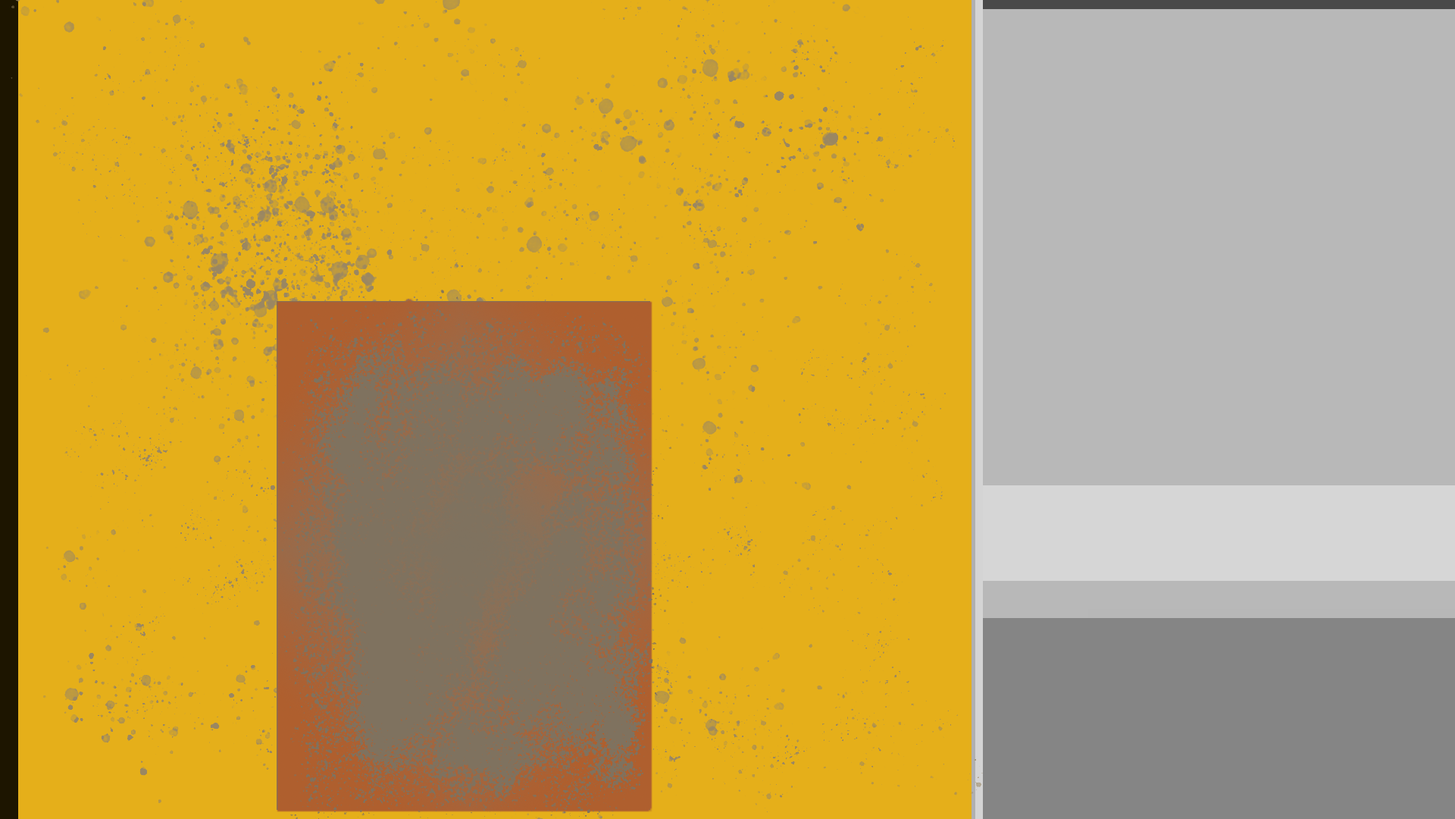
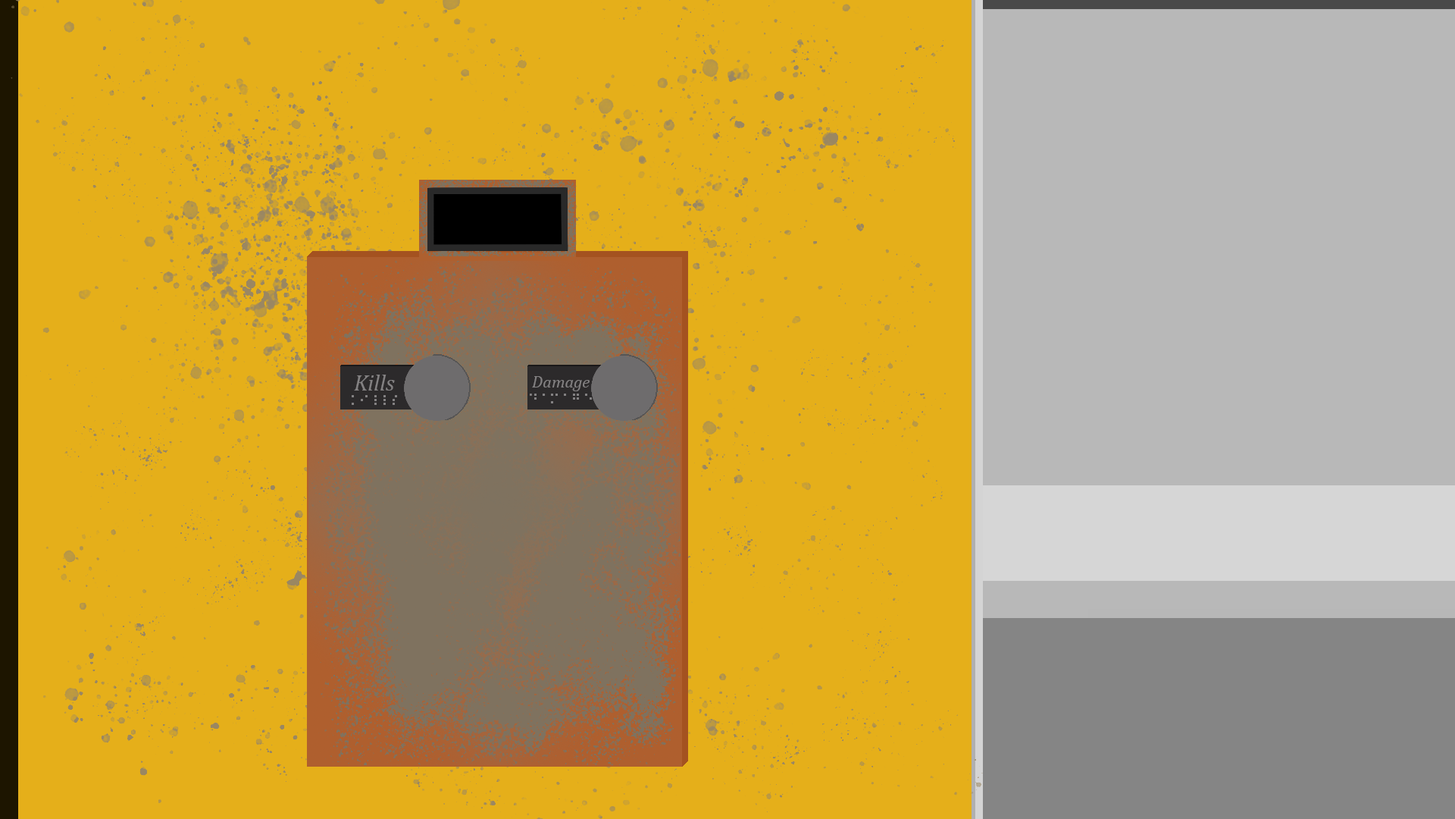
Before/after of a 1455px x 819px layered artwork. What changed in the layer stack:
added group "Group 1" (1st of 2) with 5 layers above "Group 1" over box(526, 353, 658, 421)
added layer "Damage" in group "Group 1" over box(532, 375, 590, 392)
added layer "Layer 9" in group "Group 1" over box(529, 393, 592, 404)
added layer "Ellipse 1" (1st of 2, in "Group 1") in group "Group 1" over box(591, 353, 658, 421)
added layer "Layer 8" in group "Group 1" over box(526, 361, 603, 367)
added layer "Rectangle 2" (1st of 2, in "Group 1") in group "Group 1" over box(527, 366, 624, 410)
added group "Group 1" (2nd of 2) with 5 layers above "Rectangle 1" over box(339, 353, 471, 421)
added layer "Kills" in group "Group 1" over box(353, 374, 395, 391)
added layer "Layer 6" in group "Group 1" over box(351, 394, 398, 405)
added layer "Ellipse 1" (2nd of 2, in "Group 1") in group "Group 1" over box(404, 353, 471, 421)
added layer "Layer 7" in group "Group 1" over box(339, 361, 416, 367)
added layer "Rectangle 2" (2nd of 2, in "Group 1") in group "Group 1" over box(340, 366, 437, 410)
moved "Rectangle 1" above "Layer 5", painted on it over box(276, 179, 651, 810)
added layer "Layer 5" above "Layer 4" over box(306, 250, 689, 767)
painted on "Layer 4" over box(272, 256, 683, 819)
removed layer "Gradient Fill 1" over box(275, 297, 653, 812)
